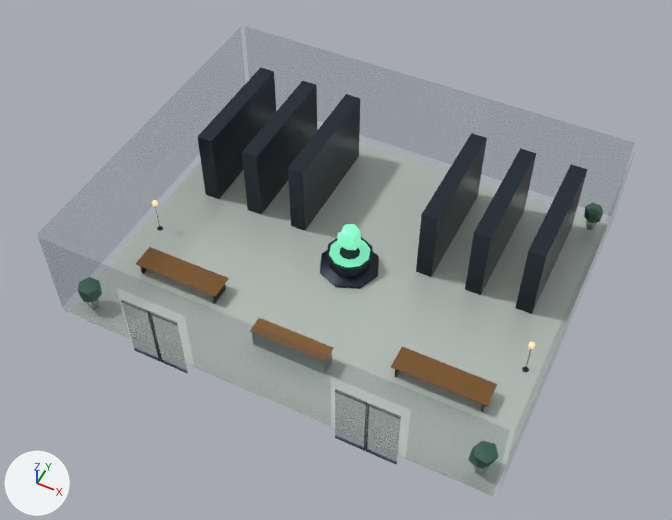
Two versions of the glTF model ui/3d/system-world/v3/lobby-memory.lod2.glb, one commit apart.
Camera for both pictures: a 50 mm camera at (12.7, -25.9, 34.6) aimed at (-0.1, -0.3, 2.6). The lights are fixed; the arrows at lower left show +X, +Y and +Z. The picture after the commit comes second. Where no turn or scale is listed for an object, it has been applied to the vertices. Vertices at exactly the same position are counted once.
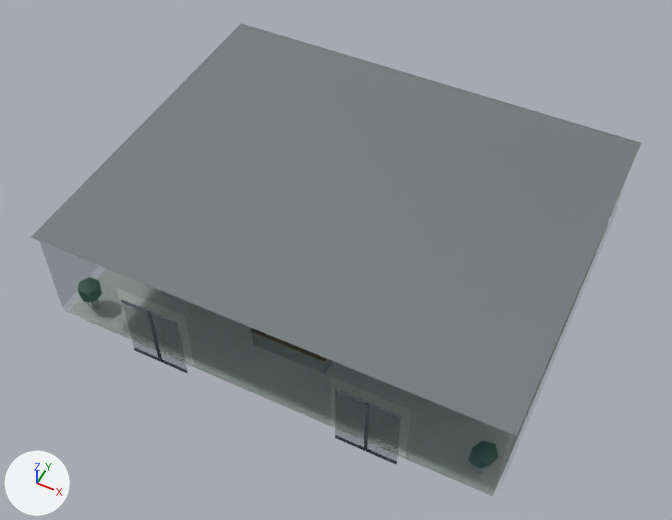
Where the newer file only moved an object's origin or applied its transform, the numbers keep the older frame.

Edits to the bpy script that builds the scene:
```text
Add mat_city_kerb:
    mat_city_kerb = bpy.data.materials.new('city.kerb')
    # nodes: BsdfPrincipled, Mix, OutputMaterial, VertexColor
    # colours: grey #959b9e, mixed with the vertex colours
Change me_mesh_4:
    used by ob_mesh_4; location = (-10.55, 9.55, 0.0)
    remove me_mesh_4.from_pydata(...)  # 421 vertices, 626 faces; spans x 0.0..21.1, y -17.1..0.0, z 0.9..6.1
    add me_mesh_4.from_pydata(...)  # 425 vertices, 628 faces; spans x -0.1..21.2, y -17.2..0.1, z 0.9..6.1
    me_mesh_4 part 1
    2 vertices are removed from x 0.7..20.4, y -0.9, z 1.5
    34 faces are deleted
    6 vertices are added at (0.6, -0.9, 1.4), (20.5, -0.9, 1.4), (-0.1, 0.1, 6.1), (21.2, 0.1, 6.1), (21.2, -17.2, 6.1), (-0.1, -17.2, 6.1)
    18 new faces join them, mat_city_ceramic
    2 new faces join them, mat_city_kerb
    16 new faces join them, mat_city_bronze
    me_mesh_4 part 2: 28 kept faces spanning x 0.0..21.1, y -17.1..0.0, z 1.2..6.1 get new vertex colours
    add me_mesh_4.materials.append(mat_city_kerb)
```

Where the change shows, as pixel boxes [x1, y1, x2, y2] in the pictures (672 x 520 px; the box of a moved part takes in the faces that stretch with it):
'Mesh_4', reshaped
    before: [68, 67, 609, 496]
    after: [31, 23, 641, 496]
part 1 of me_mesh_4, moved or reshaped
    before: [155, 206, 597, 370]
    after: [31, 23, 641, 436]
part 2 of me_mesh_4, recoloured
    before: [198, 67, 587, 257]
